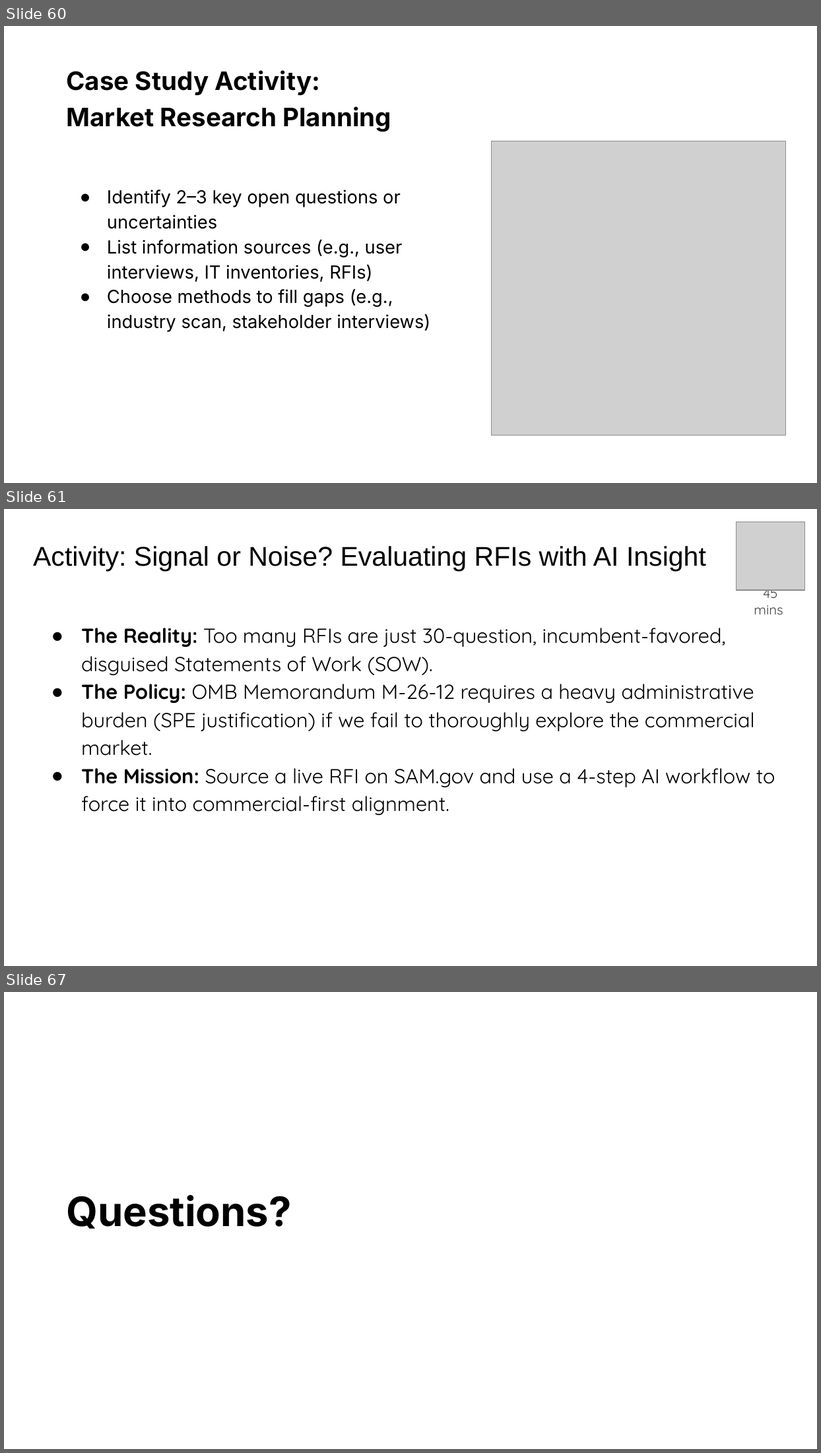
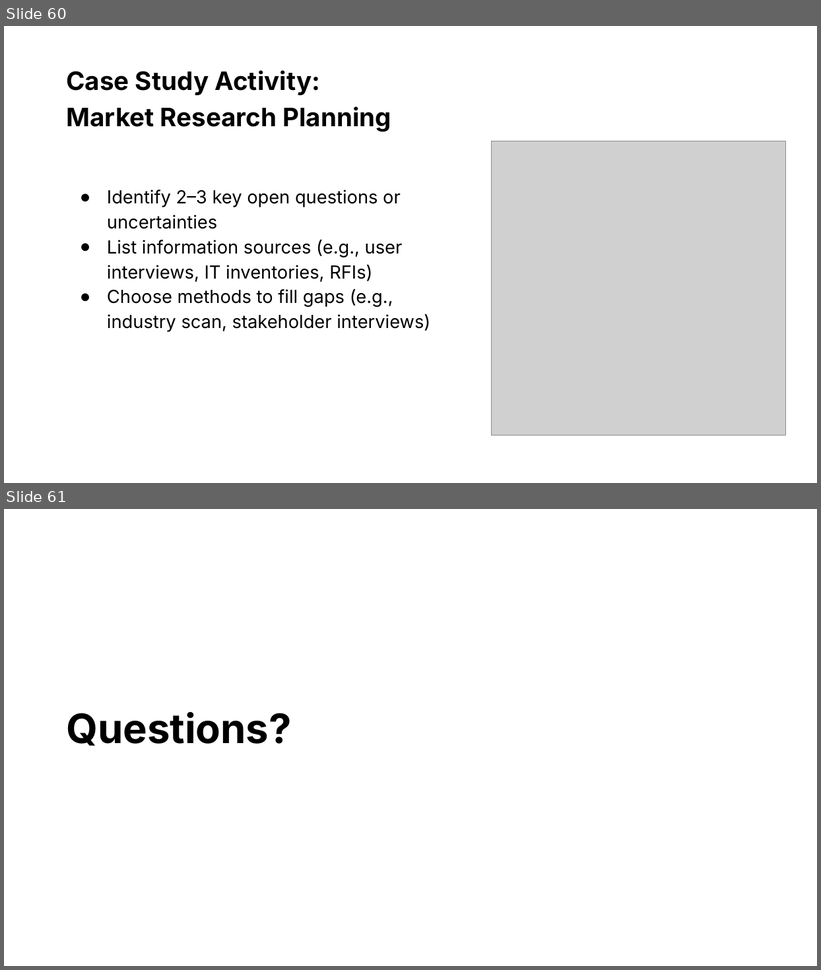
Before and after one commit to usds/ditap-curriculum-update, a slide deck: 3_Curriculum/3A_DITAP-Core-Curriculum/Module-2/In-Class Materials/1_Module 2 Presentation.pptx. Shown one above the other, each under a label of ours: slides 60, 61 and 67 before the commit, slides 60 and 61 after it; the slides between them are not shown. The pictures are 821x1453 and 821x970 pixels, drawn with LibreOffice and Linux fonts; fonts in the diff are those of the drawing; grey boxes stand for pictures. Boxes give left, top, right and bottom in pixels: in the first picture for what was removed or moved away, otherwise in the second. Text is boxed around its words. In the diff, an @@ line names an element or a change of style, - is before the commit and + after.

Commit message:
Revert "Update 1_Conducting Effective Market Research.md"

```diff
--- a/3_Curriculum/3A_DITAP-Core-Curriculum/Module-2/In-Class Materials/1_Module 2 Presentation.pptx
+++ b/3_Curriculum/3A_DITAP-Core-Curriculum/Module-2/In-Class Materials/1_Module 2 Presentation.pptx
@@ slide 61 removed at bbox=[4, 509, 817, 966], background #FFFFFF @@
@@ picture removed at bbox=[737, 522, 805, 590] @@
@@ title removed at bbox=[33, 546, 706, 572] @@
-Activity: Signal or Noise? Evaluating RFIs with AI Insight
@@ text removed at bbox=[754, 590, 783, 615] @@
-45 mins
@@ text removed at bbox=[81, 628, 776, 815] @@
-● The Reality: Too many RFIs are just 30-question, incumbent-favored, disguised Statements of Work (SOW).
-● The Policy: OMB Memorandum M-26-12 requires a heavy administrative burden (SPE justification) if we fail to thoroughly explore the commercial market.
-● The Mission: Source a live RFI on SAM.gov and use a 4-step AI workflow to force it into commercial-first alignment.
@@ what was slide 67 is now slide 61 @@
```
Also in this commit, not shown: 5 other slides removed, 3 other files.
